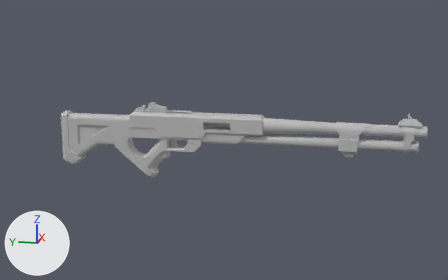
The FBX model Maya Project Files/Weapons/Exports/Shot_Gun/Shotgun_Main.fbx, before and after one commit.
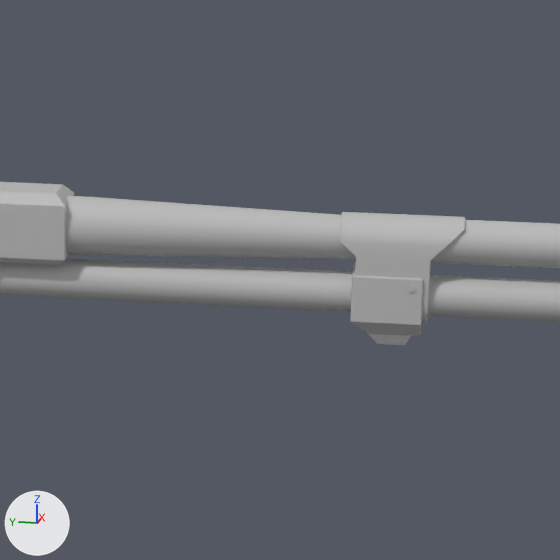
The first picture shows the older version from a camera (50 mm lens) standing at (-1.603, -0.509, 0.441) and looking at (0.013, -0.186, 0.037). The close-ups show both versions on the part from 55% to 88% of the width and 24% to 77% of the height of that picture; other places that the commit changed are outside them. Arrows for +X, +Y and +Z are at lower left; the lights stay in place. Where no turn or scale is listed for an object, it has been applied to the vertices.

In view in the first close-up: 'Shotgun_Body'.
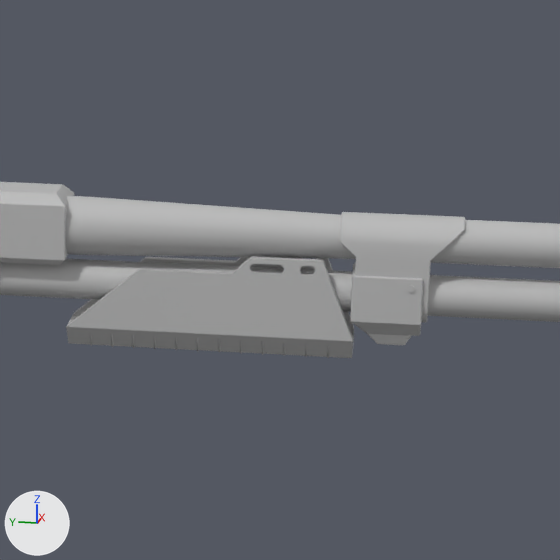
Where the newer file only moved an object's origin or applied its transform, the numbers keep the older frame.

Boxes [x1, y1, x2, y2] around the edits, measured in the close-ups (560 x 560 px):
'Fore_Arm', added: after [66, 256, 354, 358]

Patch to the scene script:
```diff
--- a/Maya Project Files/Weapons/Exports/Shot_Gun/Shotgun_Main.fbx.py
+++ b/Maya Project Files/Weapons/Exports/Shot_Gun/Shotgun_Main.fbx.py
@@ me_mesh_006 @@
+me_mesh_006.from_pydata(...)  # 450 vertices, 427 faces; spans x -0.021..0.021, y -0.281..-0.083, z -0.025..0.046
+me_mesh_006.materials.append(mat_lambert1)  # grey #bcbcbc
@@ ob_fore_arm @@
+ob_fore_arm = bpy.data.objects.new('Fore_Arm', me_mesh_006)
+ob_fore_arm.location = (0.0, -0.2147, 0.0249)
```
